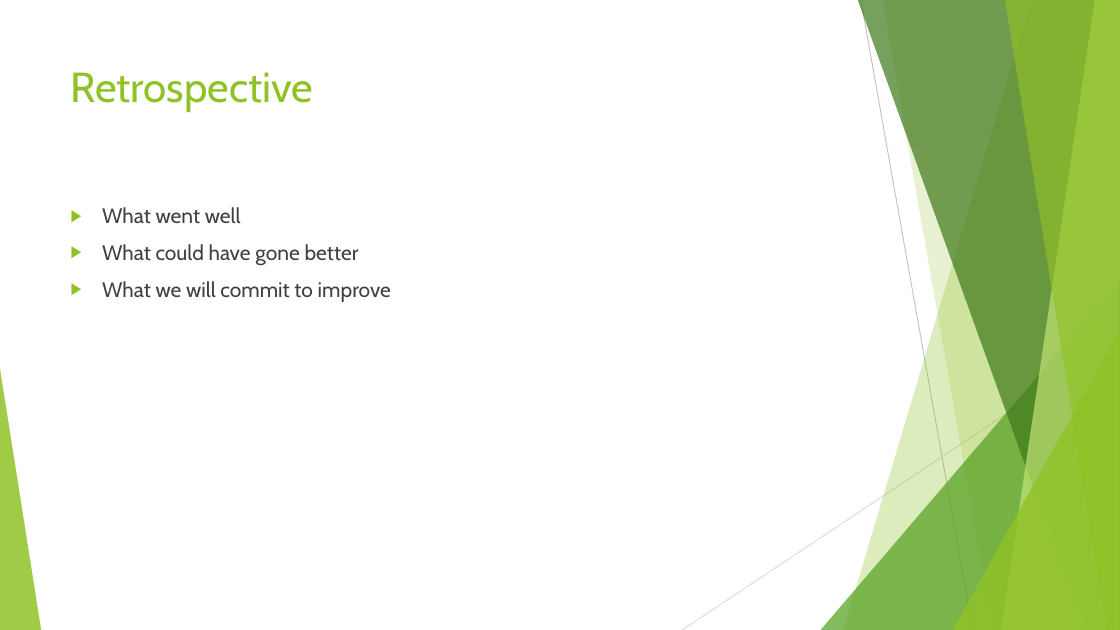
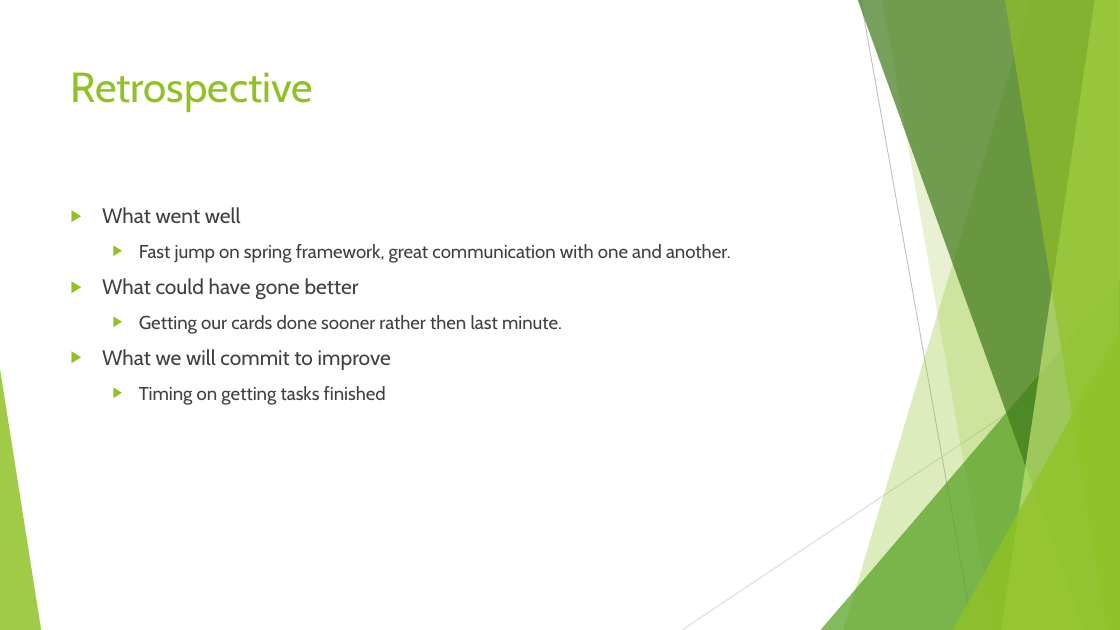
Before and after one commit to MckinstryJ/CS3250, a slide deck: slide 10 of Sprint 2.pptx (slide 9 before the commit). Drawn at 1120x630 pixels with LibreOffice and Linux fonts; fonts in the diff are those of the drawing. Boxes give left, top, right and bottom in pixels: in the first picture for what was removed or moved away, otherwise in the second. Text is boxed around its words. In the diff, an @@ line names an element or a change of style, - is before the commit and + after.

```diff
--- a/Sprint 2.pptx
+++ b/Sprint 2.pptx
@@ text at (139, 244, 731, 263): paragraph added @@
+  ▶ Fast jump on spring framework, great communication with one and another.
@@ text at (139, 315, 562, 334): paragraph added @@
+  ▶ Getting our cards done sooner rather then last minute.
@@ text at (139, 386, 386, 405): paragraph added @@
+  ▶ Timing on getting tasks finished
```
Also in this commit, not shown: 1 other slide changed, 2 slides added, 1 slide removed.
